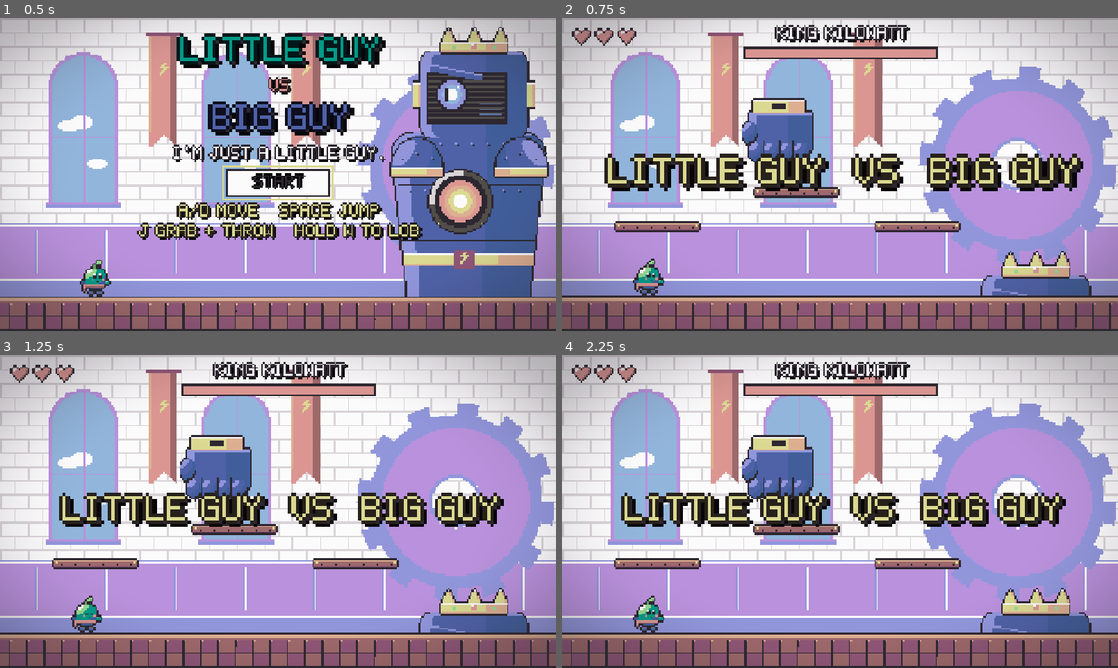
Above: before the commit, frames 1-4 (two rows, left to right).
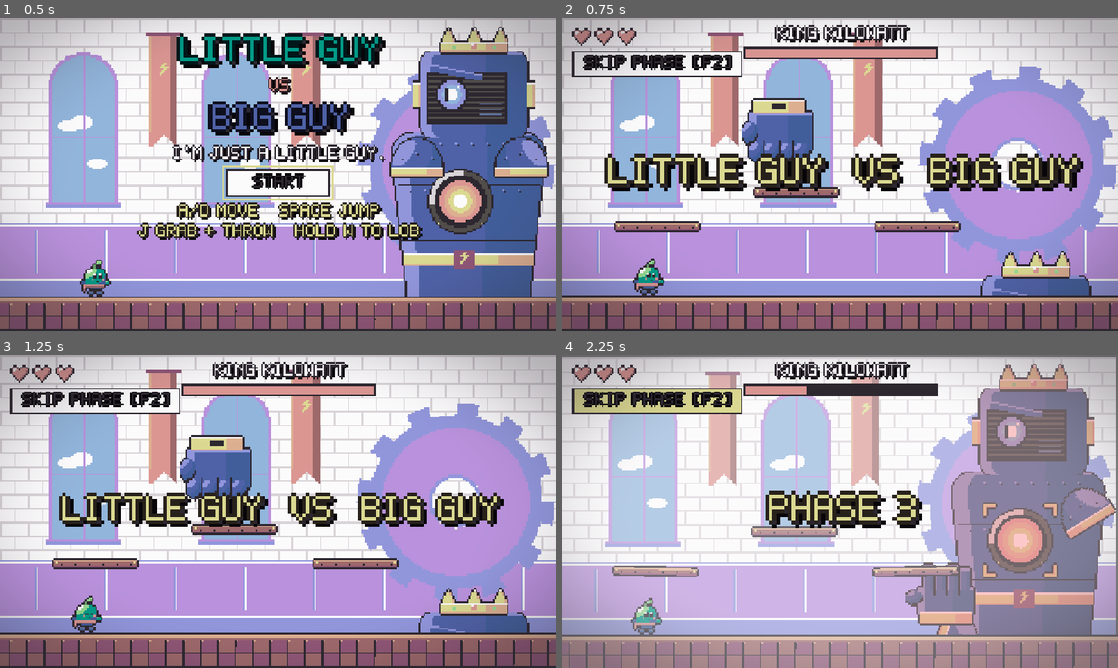
Above: after the commit, the same moments.

Repository: arnavaggarwal-dev/gamejamgamejam
Game: Godot game, scene res://scenes/title.tscn
The game is run twice, just before and just after one commit, with the same random seed, the same clock (stepped at 60 frames per second) and the same inputs.
Inputs (mouse positions are in pixels of both pictures, inside the frame that each line leads up to):
- Up to frame 1 (0.5 s): no input
- Up to frame 2 (0.75 s): click "START" at 0.5 s
- Up to frame 3 (1.25 s): no input
- Up to frame 4 (2.25 s): click (656, 401) at 1.25 s, where only the run after the commit has a clickable "SKIP PHASE [F2]"; click (656, 401) at 2 s, where only the run after the commit has a clickable "SKIP PHASE [F2]"

Frame 1 is identical in both runs. In frame 2, 1.9% of the frame differs, in the area x 1-33%, y 10-19%; in frame 3, 1.9%; in frame 4, 78%, in the area x 0-100%, y 0-100%.

Commit message:
feat: debug skip-phase button (F2) and fullscreen startup
- Boss.skip_phase() jumps to the next phase, or to the knockout from the last one.
- SKIP PHASE [F2] button under the hearts plus the F2 key, debug builds only;
  the button never takes focus so Space/Enter keep jumping.
- The game window starts fullscreen (display/window/size/mode=3).

Diff:
--- a/project.godot
+++ b/project.godot
@@ -21,6 +21,7 @@
 window/size/viewport_height=720
 window/stretch/mode="canvas_items"
 window/stretch/aspect="keep"
+window/size/mode=3
 
 [gui]
 
@@ -67,6 +68,11 @@
 , Object(InputEventJoypadButton,"resource_local_to_scene":false,"resource_name":"","device":-1,"button_index":11,"pressure":0.0,"pressed":true,"script":null)
 ]
 }
+debug_skip_phase={
+"deadzone": 0.2,
+"events": [Object(InputEventKey,"resource_local_to_scene":false,"resource_name":"","device":-1,"window_id":0,"alt_pressed":false,"shift_pressed":false,"ctrl_pressed":false,"meta_pressed":false,"pressed":false,"keycode":0,"physical_keycode":4194333,"key_label":0,"unicode":0,"location":0,"echo":false,"script":null)
+]
+}
 
 [layer_names]
 
--- a/scenes/boss/boss.gd
+++ b/scenes/boss/boss.gd
@@ -96,6 +96,15 @@
 	_rest()
 
 
+## Debug shortcut: jump to the next phase (from the last phase, straight to the knockout).
+func skip_phase() -> void:
+	if state == State.DEAD:
+		return
+	hp = 0
+	health_changed.emit(hits_left(), hits_total())
+	_advance_phase()
+
+
 # --- called from animation method tracks ---
 
 func aim_slam() -> void:
--- a/scenes/game.gd
+++ b/scenes/game.gd
@@ -20,11 +20,18 @@
 	boss.phase_changed.connect(_on_boss_phase_changed)
 	boss.defeated.connect(_on_boss_defeated)
 	hud.retry_pressed.connect(get_tree().reload_current_scene)
+	hud.skip_phase_pressed.connect(boss.skip_phase)
 	hud.set_hearts(player.hp)
 	hud.set_boss_health(boss.hits_left(), boss.hits_total())
 	await hud.show_banner("LITTLE GUY  vs  BIG GUY", 2.0)
 	hud.show_hint(GOAL_HINT)
 	boss.start_fight()
+
+
+## F2 skips to the next phase in debug runs (same as the HUD button).
+func _unhandled_input(event: InputEvent) -> void:
+	if OS.is_debug_build() and event.is_action_pressed("debug_skip_phase"):
+		boss.skip_phase()
 
 
 func _on_first_hit(_hits_left: int, _hits_total: int) -> void:
--- a/scenes/ui/hud.gd
+++ b/scenes/ui/hud.gd
@@ -3,6 +3,7 @@
 ## Hearts, boss bar, big banners, the goal hint and the end panel. Displays only; owns no game state.
 
 signal retry_pressed
+signal skip_phase_pressed
 
 const HEART_FULL := preload("res://assets/art/ui/heart_full.png")
 const HEART_EMPTY := preload("res://assets/art/ui/heart_empty.png")
@@ -17,10 +18,13 @@
 @onready var end_panel: Control = $EndPanel
 @onready var end_label: Label = $EndPanel/VBox/Label
 @onready var retry: Button = $EndPanel/VBox/Retry
+@onready var skip_button: Button = $SkipPhase
 
 
 func _ready() -> void:
 	retry.pressed.connect(retry_pressed.emit)
+	skip_button.visible = OS.is_debug_build()  # testing aid: never shows in a release export
+	skip_button.pressed.connect(skip_phase_pressed.emit)
 
 
 func set_hearts(hp: int) -> void:
--- a/scenes/ui/hud.tscn
+++ b/scenes/ui/hud.tscn
@@ -41,6 +41,15 @@
 layout_mode = 2
 texture = ExtResource("2_heart")
 expand_mode = 1
+
+[node name="SkipPhase" type="Button" parent="."]
+visible = false
+offset_left = 24.0
+offset_top = 76.0
+offset_right = 416.0
+offset_bottom = 128.0
+focus_mode = 0
+text = "SKIP PHASE [F2]"
 
 [node name="BossBar" type="VBoxContainer" parent="."]
 anchor_left = 0.5
--- a/tests/test_logic.gd
+++ b/tests/test_logic.gd
@@ -31,6 +31,7 @@
 	await _test_boss()
 	await _test_game_wiring()
 	await _test_phase_extras()
+	await _test_skip_phase()
 	await _test_title()
 	if _errors.count:
 		printerr("%d engine/script error(s) during tests" % _errors.count)
@@ -165,6 +166,23 @@
 	await process_frame
 
 
+func _test_skip_phase() -> void:
+	var game: Node2D = load("res://scenes/game.tscn").instantiate()
+	root.add_child(game)
+	await process_frame
+	var boss: Boss = game.get_node("Boss")
+	var hud: HUD = game.get_node("HUD")
+	check(hud.skip_button.visible, "skip-phase button shows in debug runs")
+	hud.skip_button.pressed.emit()
+	check(boss.phase == 1 and boss.hp == Boss.HITS_PER_PHASE, "skip phase jumps to phase 2 with full hits")
+	boss.skip_phase()
+	boss.skip_phase()
+	check(boss.state == Boss.State.DEAD, "skipping from the last phase knocks the king out")
+	game.queue_free()
+	await process_frame
+	Engine.time_scale = 1.0
+
+
 func _test_title() -> void:
 	var title: Control = load("res://scenes/title.tscn").instantiate()
 	root.add_child(title)
